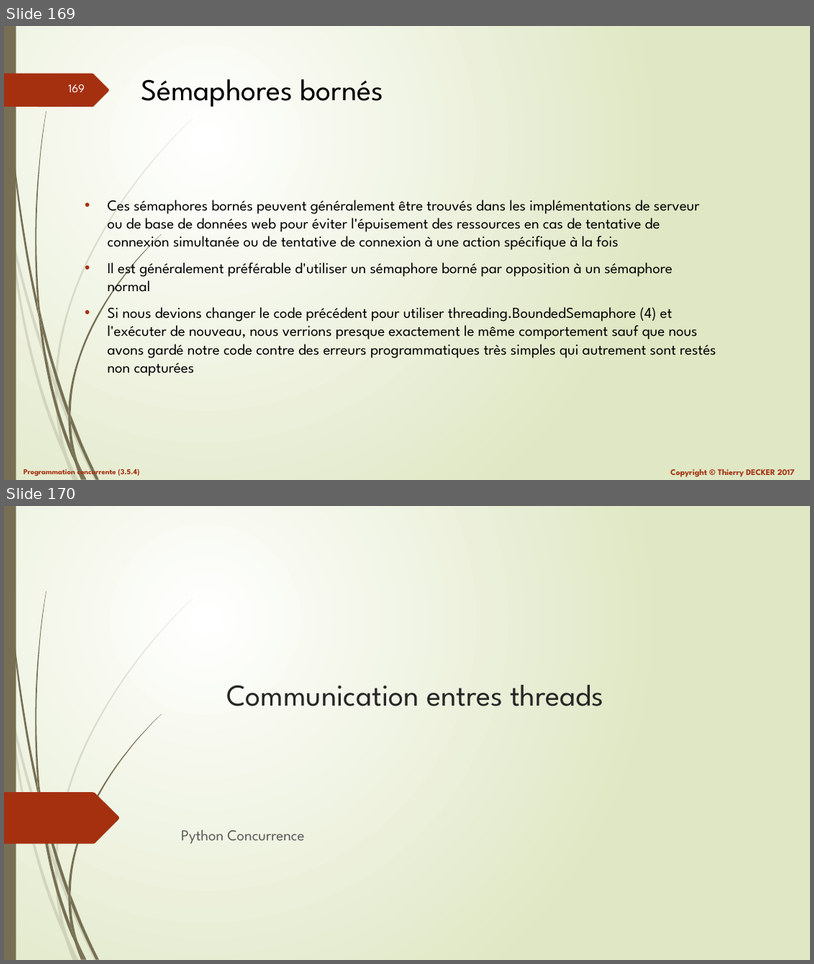
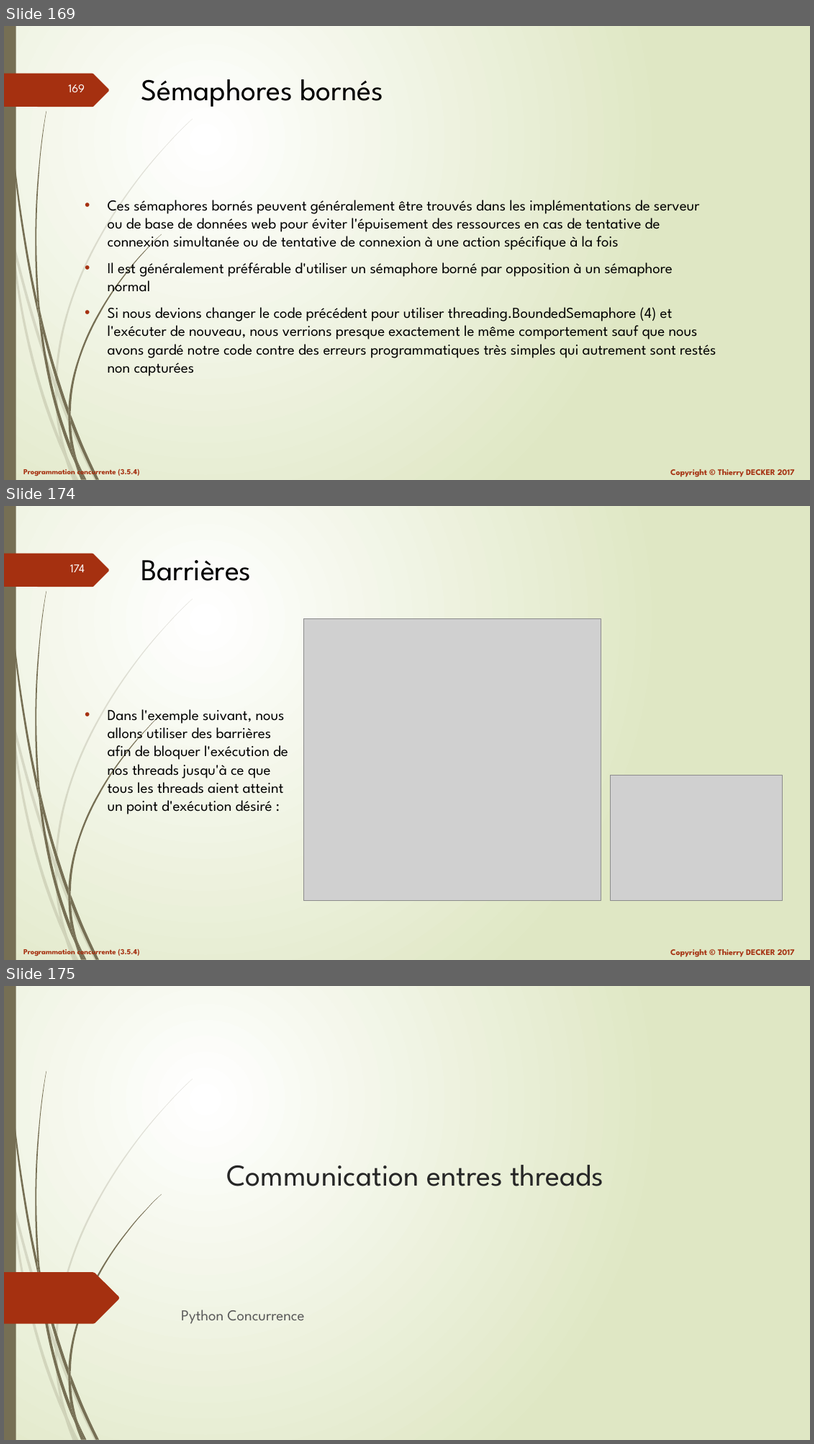
Before and after one commit to VikmanTheRacoon/learning-python, a slide deck: documentations/python-concurrency.pptx. Shown one above the other, each under a label of ours: slides 169 and 170 before the commit, slides 169, 174 and 175 after it; the slides between them are not shown. The pictures are 814x964 and 814x1444 pixels, drawn with LibreOffice and Linux fonts; fonts in the diff are those of the drawing; grey boxes stand for pictures. Boxes give left, top, right and bottom in pixels: in the first picture for what was removed or moved away, otherwise in the second. Text is boxed around its words. In the diff, an @@ line names an element or a change of style, - is before the commit and + after.

```diff
--- a/documentations/python-concurrency.pptx
+++ b/documentations/python-concurrency.pptx
@@ slide 174 added at <box>4,506,810,960</box>, background gradient #FFFFFF to #DFE8C4; not listed: 27 template elements that a slide beside it also shows @@
@@ title added at <box>141,560,251,581</box>, 36 pt, text #000000 @@
+Barrières
@@ picture added at <box>304,618,601,900</box> @@
@@ text added at <box>108,709,288,814</box>, 18 pt, text #000000 @@
+• Dans l'exemple suivant, nous allons utiliser des barrières afin de bloquer l'exécution de nos threads jusqu'à ce que tous les threads aient atteint un point d'exécution désiré :
@@ picture added at <box>611,775,783,901</box> @@
@@ what was slide 170 is now slide 175 @@
```
Also in this commit, not shown: 4 other slides added, 1 other file.
